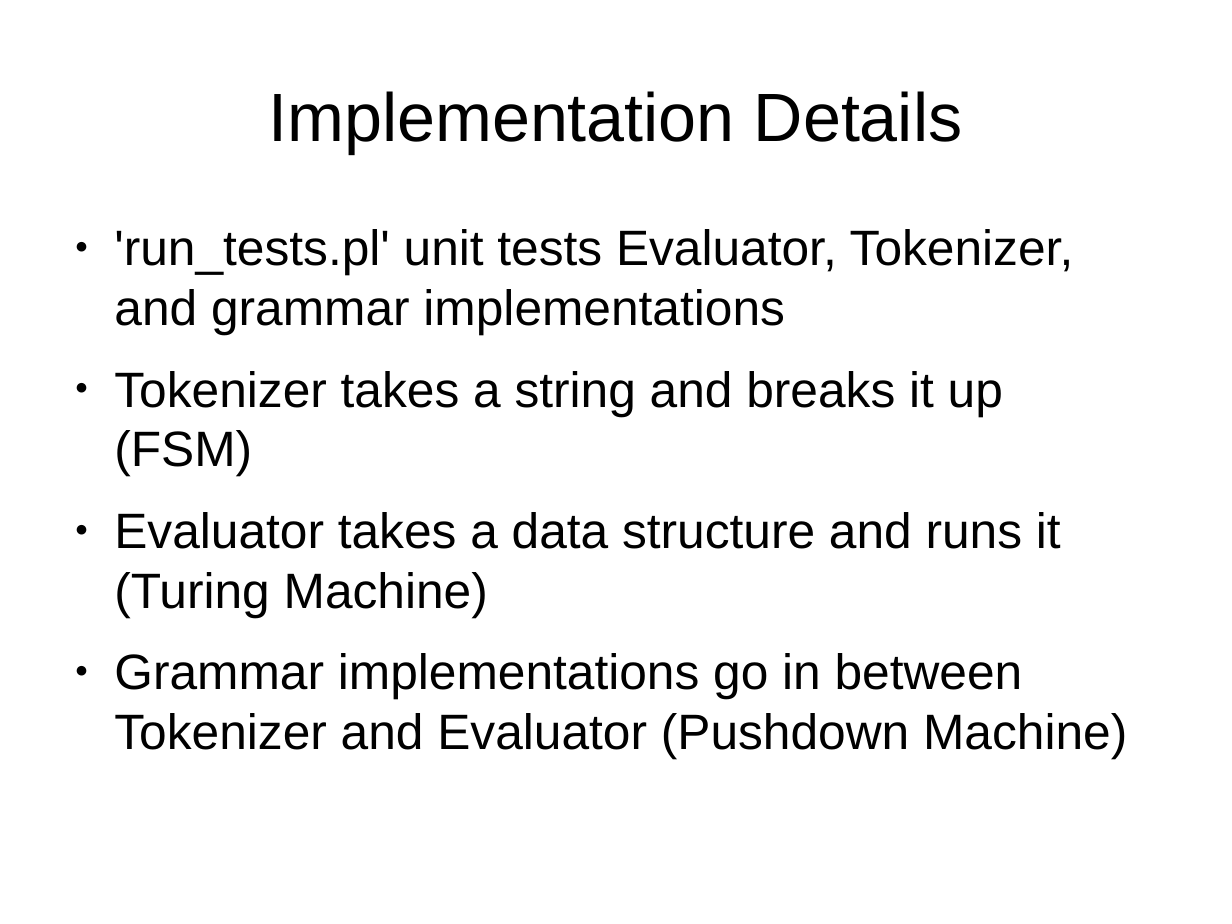
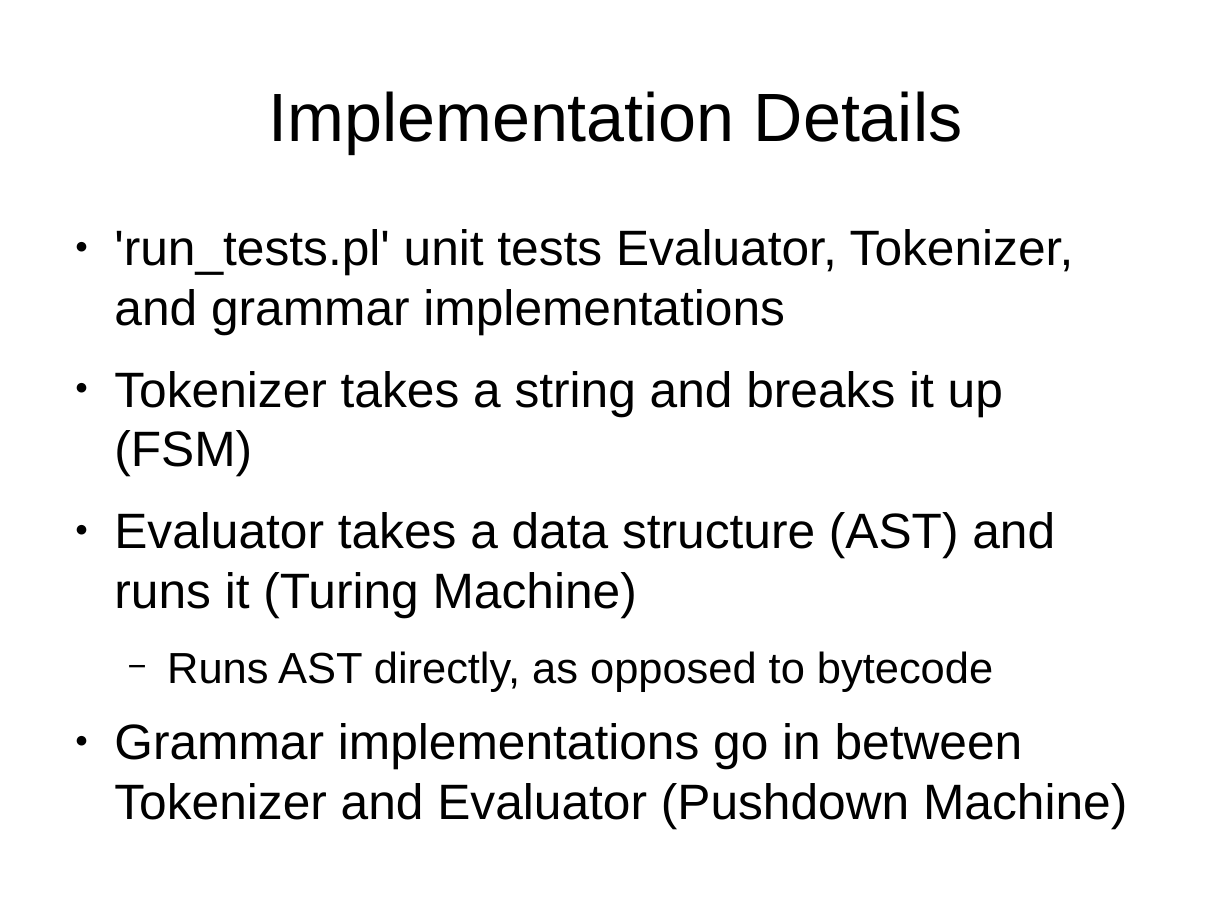
Before and after one commit to frezik/parsing-talk, a slide deck: slide 16 of presentation/parsing_talk.odp. Drawn at 1232x924 pixels with LibreOffice and Linux fonts; fonts in the diff are those of the drawing. Boxes give left, top, right and bottom in pixels: in the first picture for what was removed or moved away, otherwise in the second. Text is boxed around its words. In the diff, an @@ line names an element or a change of style, - is before the commit and + after.

Commit message:
Clairfy implementation details

```diff
--- a/presentation/parsing_talk.odp
+++ b/presentation/parsing_talk.odp
@@ text at (x1=114, y1=512, x2=1055, y2=692): text changed @@
-● Evaluator takes a data structure and runs it (Turing Machine)
+● Evaluator takes a data structure (AST) and runs it (Turing Machine)
+  − Runs AST directly, as opposed to bytecode
```
